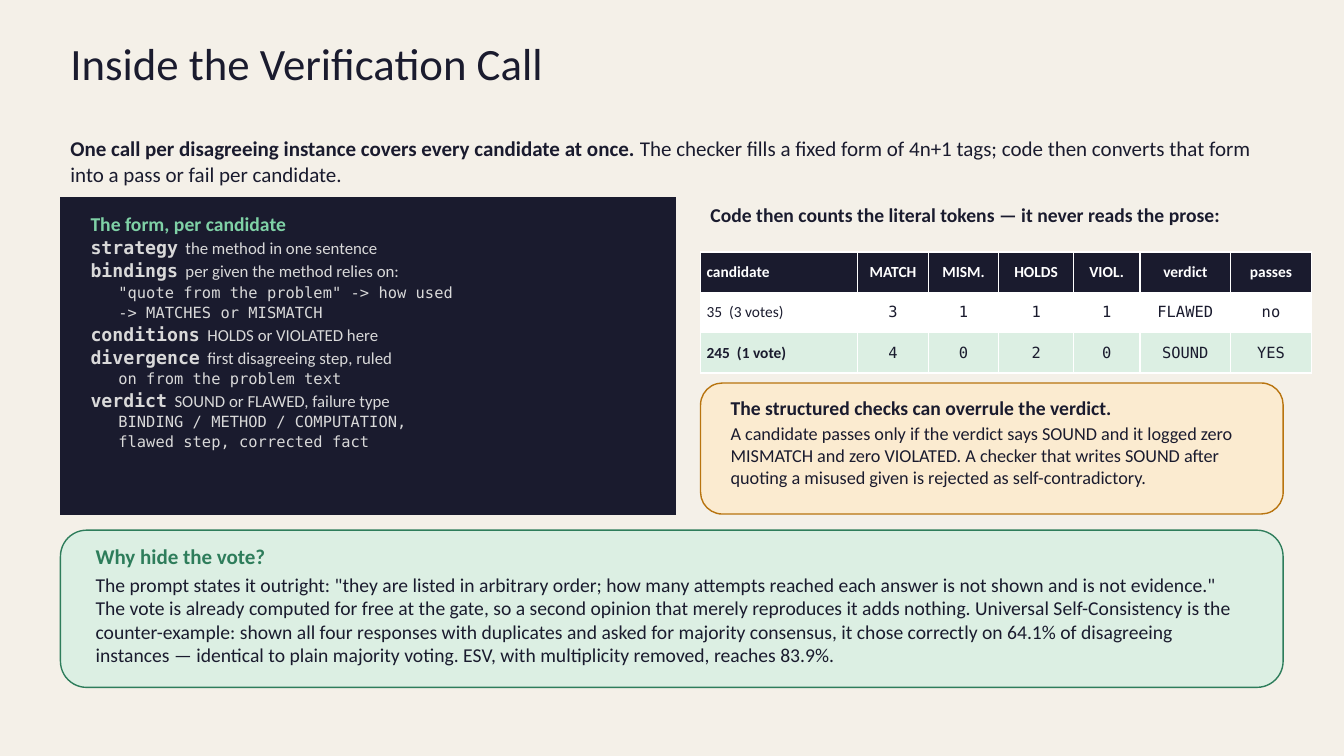
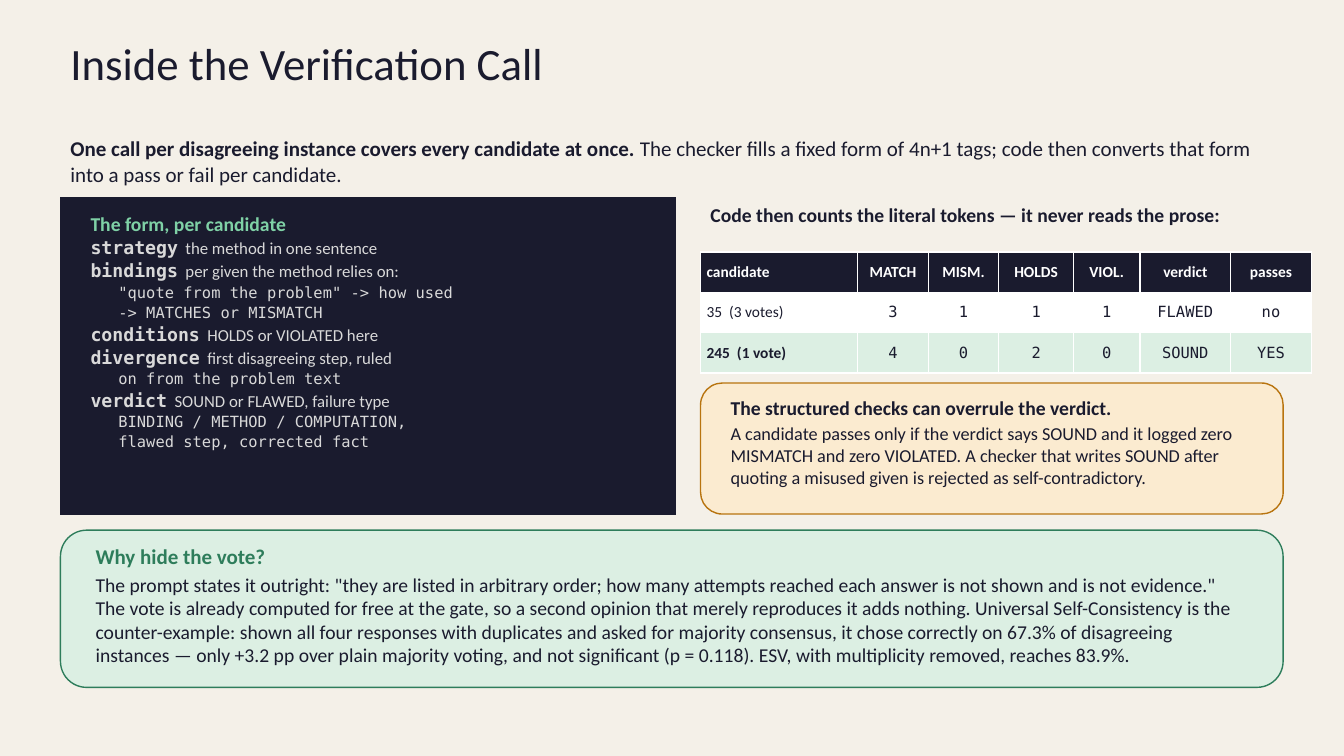
Before and after one commit to StellarDrift15/RAEN_structural-perturbations-esv, a slide deck: slide 8 of presentation/ESV_Project_Proposal_v3.pptx. Drawn at 1344x756 pixels with LibreOffice and Linux fonts; fonts in the diff are those of the drawing. Boxes give left, top, right and bottom in pixels: in the first picture for what was removed or moved away, otherwise in the second. Text is boxed around its words. In the diff, an @@ line names an element or a change of style, - is before the commit and + after.

```diff
--- a/presentation/ESV_Project_Proposal_v3.pptx
+++ b/presentation/ESV_Project_Proposal_v3.pptx
@@ text at (96, 578, 1231, 666): text changed @@
-The prompt states it outright: "they are listed in arbitrary order; how many attempts reached each answer is not shown and is not evidence." The vote is already computed for free at the gate, so a second opinion that merely reproduces it adds nothing. Universal Self-Consistency is the counter-example: shown all four responses with duplicates and asked for majority consensus, it chose correctly on 64.1% of disagreeing instances — identical to plain majority voting. ESV, with multiplicity removed, reaches 83.9%.
+The prompt states it outright: "they are listed in arbitrary order; how many attempts reached each answer is not shown and is not evidence." The vote is already computed for free at the gate, so a second opinion that merely reproduces it adds nothing. Universal Self-Consistency is the counter-example: shown all four responses with duplicates and asked for majority consensus, it chose correctly on 67.3% of disagreeing instances — only +3.2 pp over plain majority voting, and not significant (p = 0.118). ESV, with multiplicity removed, reaches 83.9%.
```
Also in this commit, not shown: 2 other slides changed, 10 other files.
